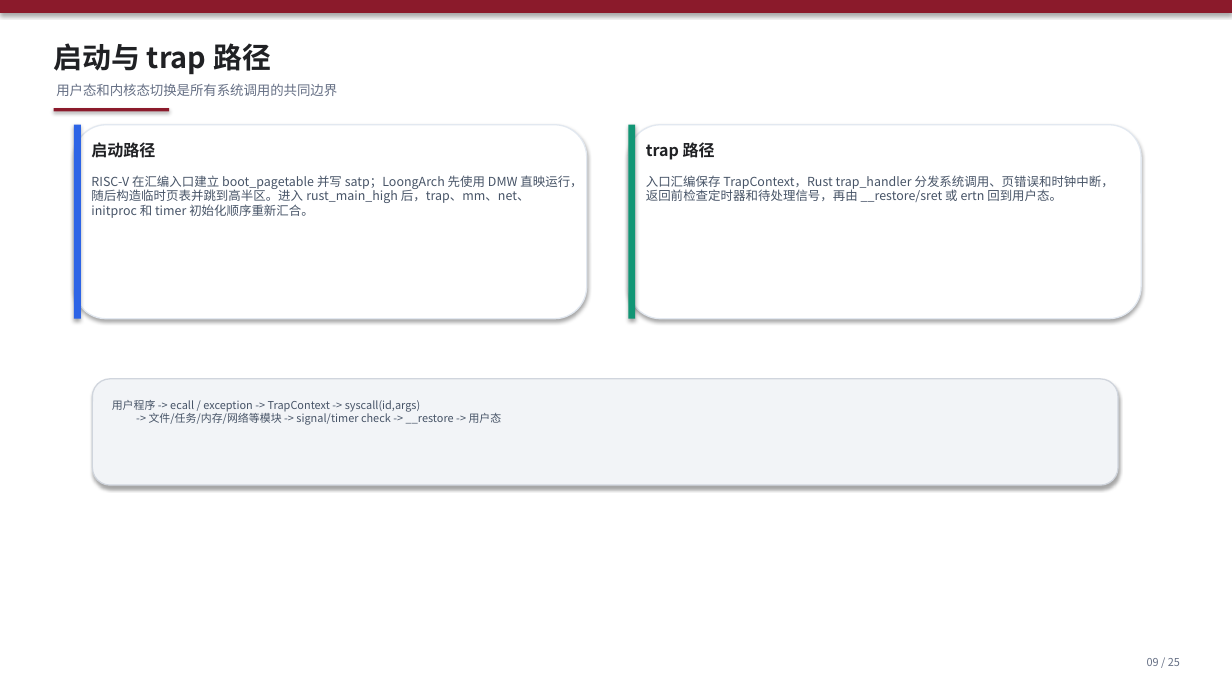
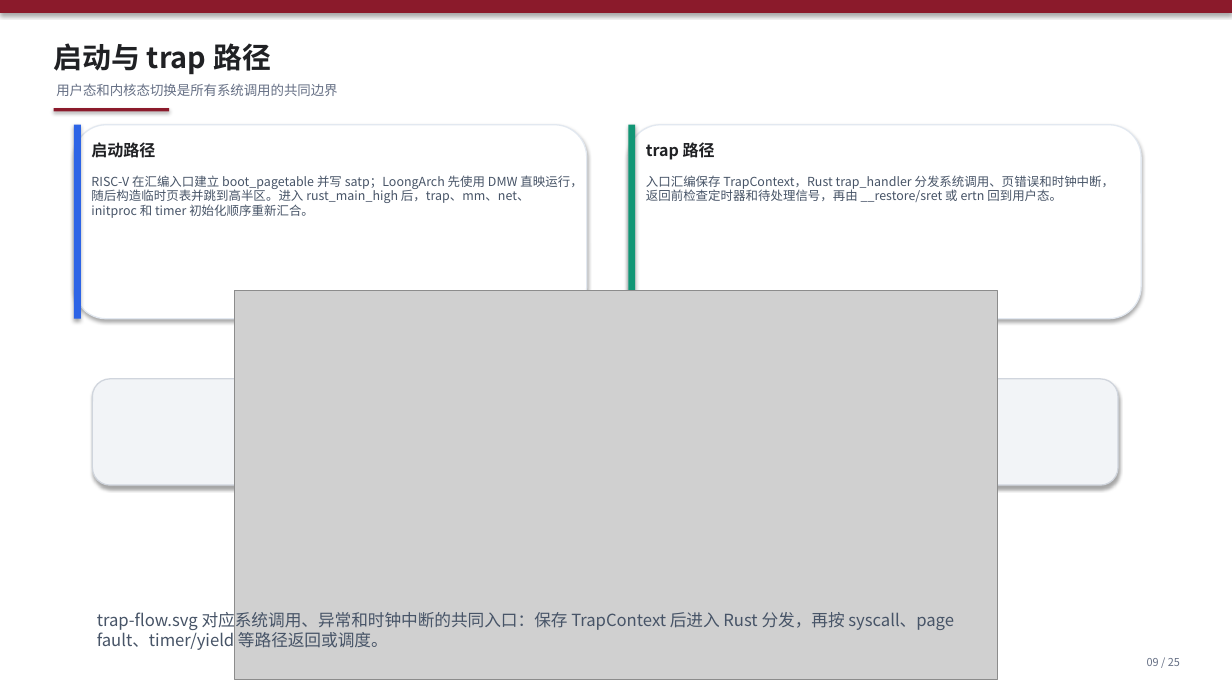
Before and after one commit to Solarpasserby/RespOS, a slide deck: slide 9 of docs/初赛文档/RespOS初赛进展汇报.pptx. Drawn at 1232x693 pixels with LibreOffice and Linux fonts; fonts in the diff are those of the drawing; grey boxes stand for pictures. Boxes give left, top, right and bottom in pixels: in the first picture for what was removed or moved away, otherwise in the second. Text is boxed around its words. In the diff, an @@ line names an element or a change of style, - is before the commit and + after.

```diff
--- a/docs/初赛文档/RespOS初赛进展汇报.pptx
+++ b/docs/初赛文档/RespOS初赛进展汇报.pptx
@@ picture added at [235,290,997,679] @@
@@ text removed at [112,400,502,425] @@
-用户程序 -> ecall / exception -> TrapContext -> syscall(id,args)
--> 文件/任务/内存/网络等模块 -> signal/timer check -> __restore -> 用户态
@@ text added at [97,609,954,650], 13 pt, text #475467 @@
+trap-flow.svg 对应系统调用、异常和时钟中断的共同入口：保存 TrapContext 后进入 Rust 分发，再按 syscall、page fault、timer/yield 等路径返回或调度。
```
Also in this commit, not shown: 5 other slides changed, 7 slides added, 7 slides removed, 2 other files.
